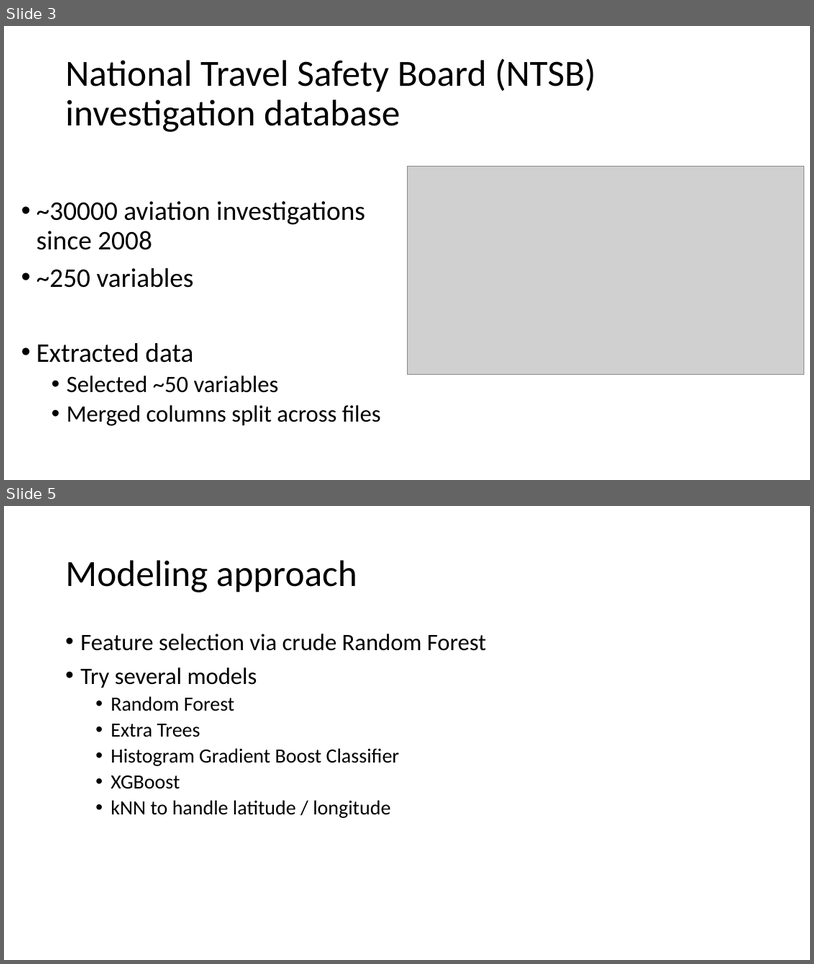
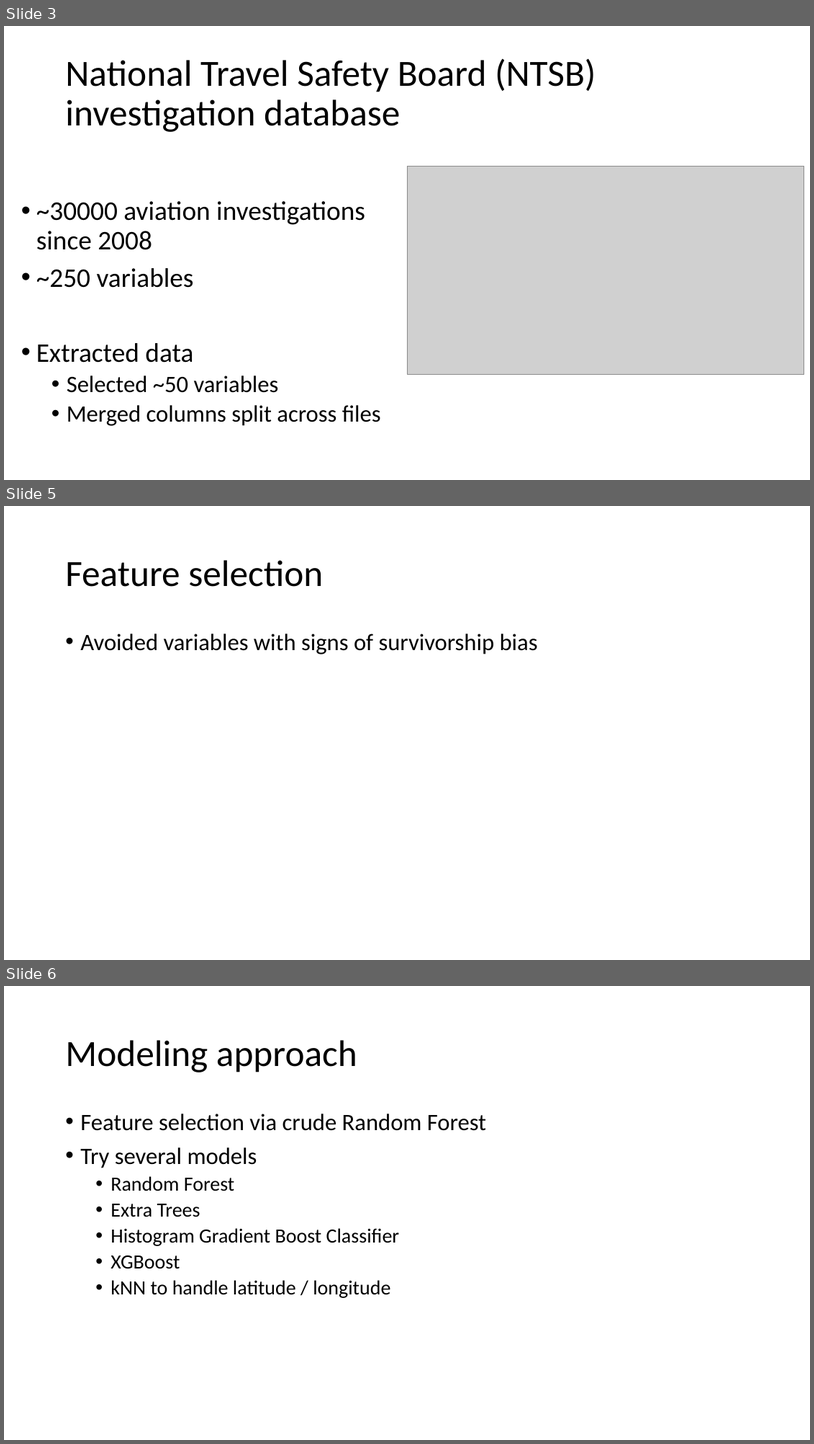
Before and after one commit to TheErdosInstitute-Summer2025-Project/aviation-project, a slide deck: checkpoints/presentation.pptx. Shown one above the other, each under a label of ours: slides 3 and 5 before the commit, slides 3, 5 and 6 after it; the slides between them are not shown. The pictures are 814x964 and 814x1444 pixels, drawn with LibreOffice and Linux fonts; fonts in the diff are those of the drawing; grey boxes stand for pictures. Boxes give left, top, right and bottom in pixels: in the first picture for what was removed or moved away, otherwise in the second. Text is boxed around its words. In the diff, an @@ line names an element or a change of style, - is before the commit and + after.

```diff
--- a/checkpoints/presentation.pptx
+++ b/checkpoints/presentation.pptx
@@ slide 5 added at [4,506,810,960], background #FFFFFF @@
@@ title added at [65,560,323,587], 44 pt, text #000000 @@
+Feature selection
@@ text added at [80,633,538,654], 28 pt, text #000000 @@
+• Avoided variables with signs of survivorship bias
@@ what was slide 5 is now slide 6 @@
```
Also in this commit, not shown: 1 other slide added, 1 slide removed, 6 other files.
